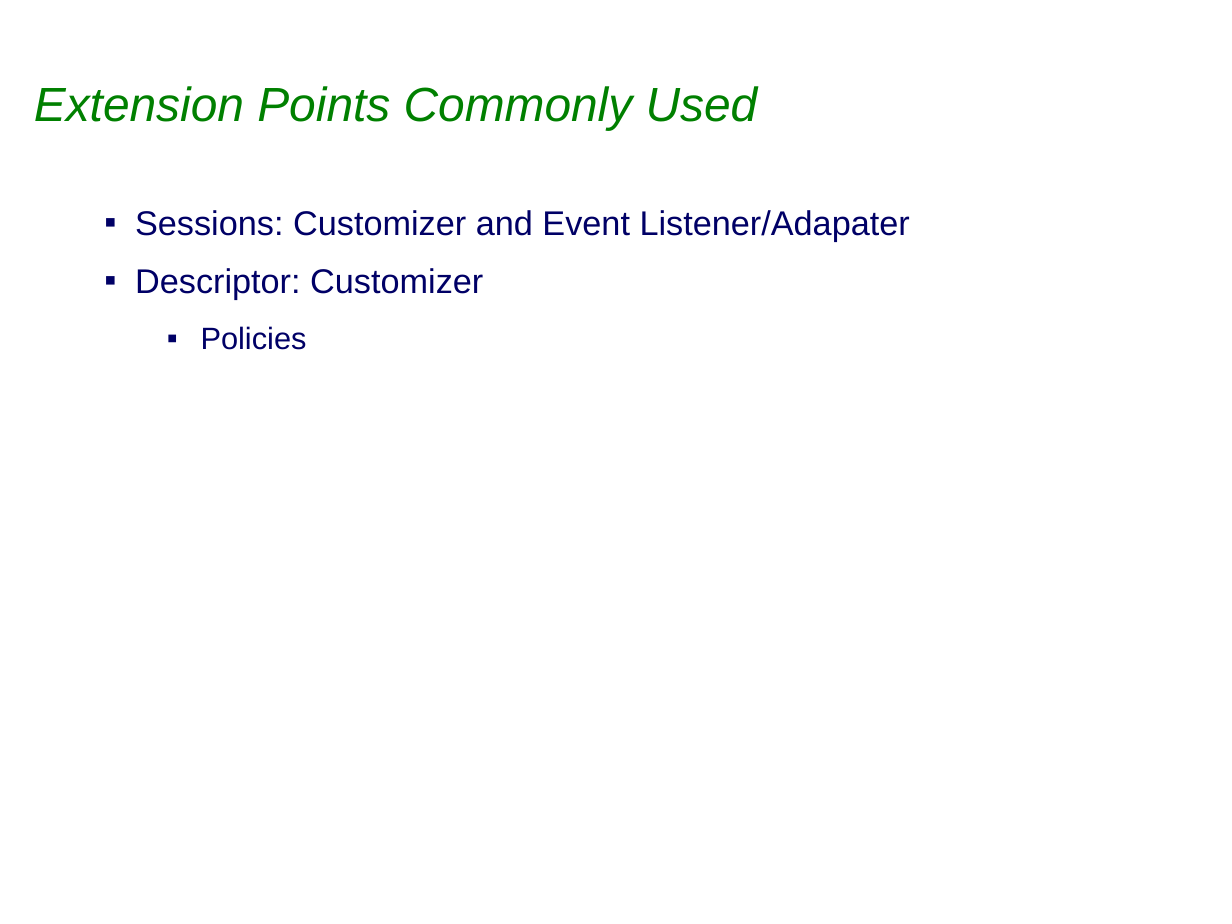
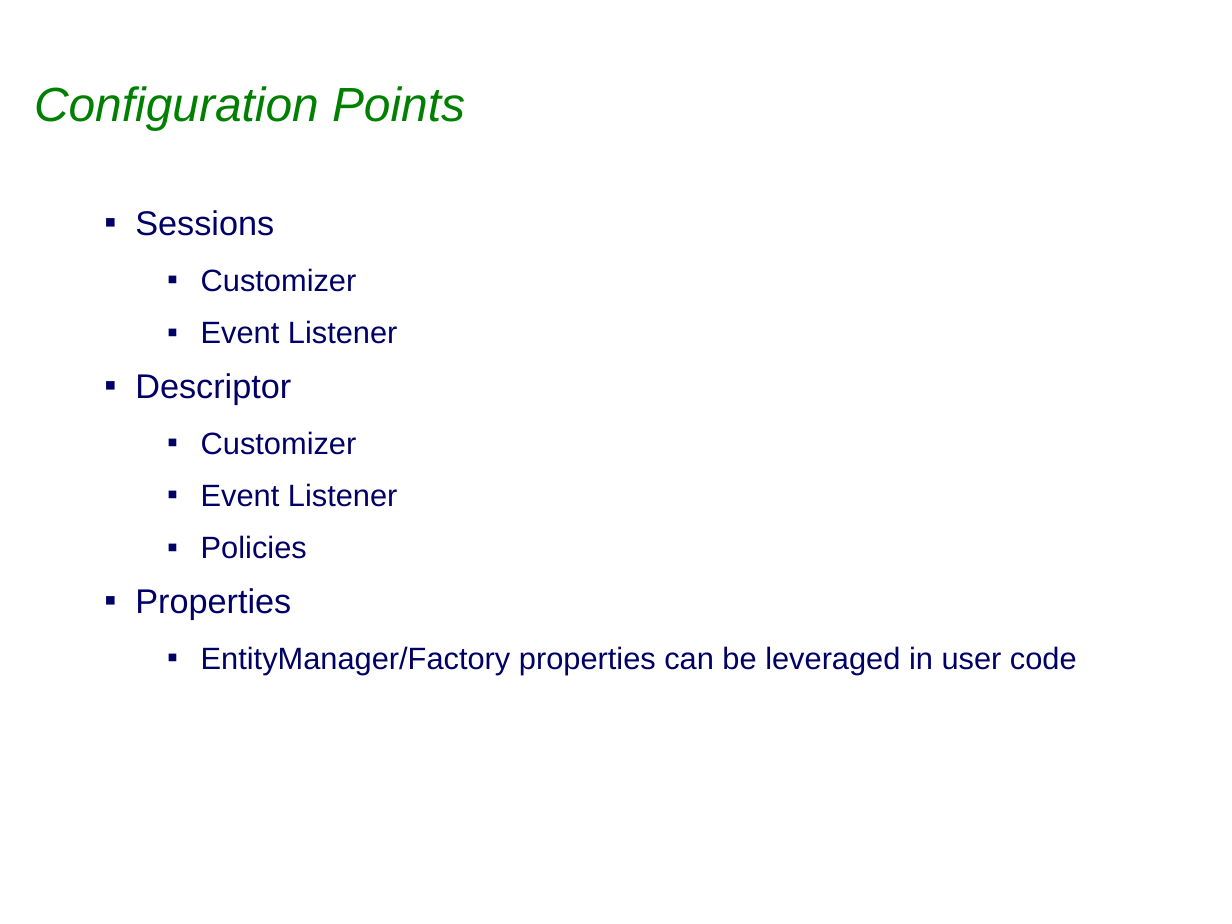
Before and after one commit to sabineheider/incubator, a slide deck: slide 4 of summit-2010/Customizing.ppt (slide 3 before the commit). Drawn at 1232x924 pixels with LibreOffice and Linux fonts; fonts in the diff are those of the drawing; background and template pictures are left out. Boxes give left, top, right and bottom in pixels: in the first picture for what was removed or moved away, otherwise in the second. Text is boxed around its words. In the diff, an @@ line names an element or a change of style, - is before the commit and + after.

```diff
--- a/summit-2010/Customizing.ppt
+++ b/summit-2010/Customizing.ppt
@@ title at (x1=34, y1=86, x2=465, y2=130): text changed @@
-Extension Points Commonly Used
+Configuration Points
@@ text at (x1=135, y1=210, x2=398, y2=507): text changed; size 20 to 18 pt @@
-▪ Sessions: Customizer and Event Listener/Adapater
-▪ Descriptor: Customizer
+▪ Sessions
+  ▪ Customizer
+  ▪ Event Listener
+▪ Descriptor
+  ▪ Customizer
+  ▪ Event Listener
@@ text at (x1=135, y1=588, x2=1077, y2=675): paragraphs added @@
+▪ Properties
+  ▪ EntityManager/Factory properties can be leveraged in user code
```
Also in this commit, not shown: 1 other slide changed, 6 slides added, 1 slide removed.
